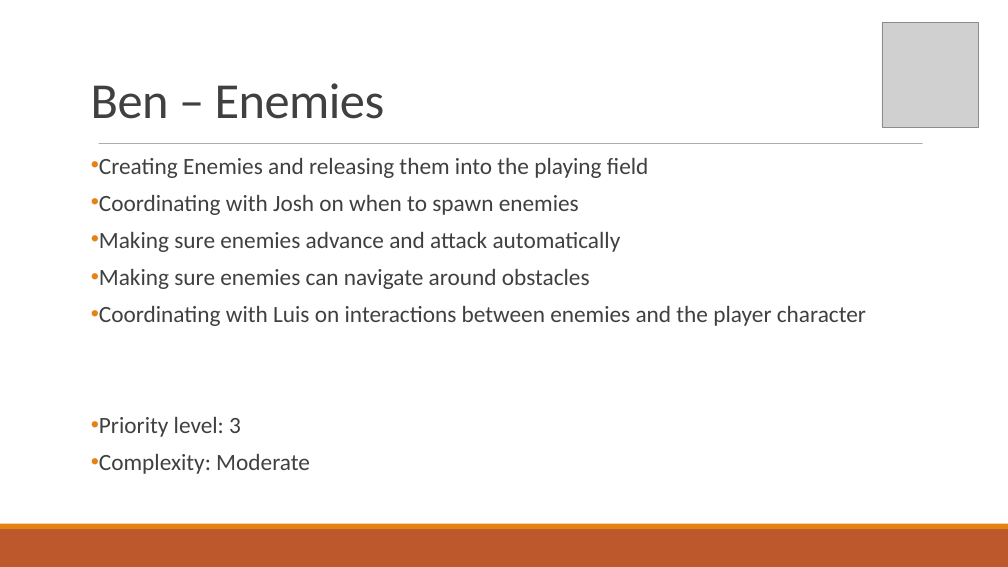
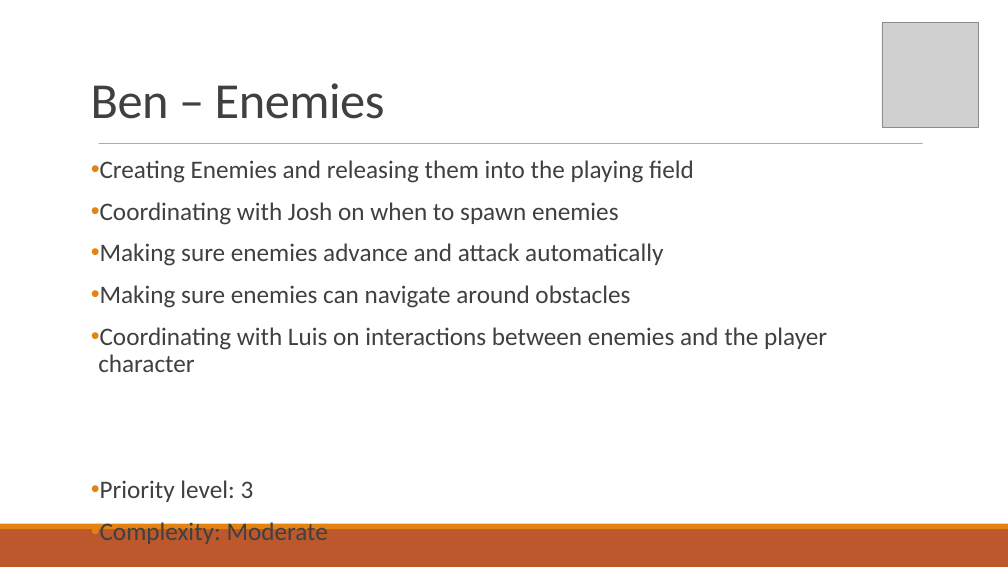
Before and after one commit to Corbono2/Banana-Clone, a slide deck: slide 8 of docs/Debugger.pptx. Drawn at 1008x567 pixels with LibreOffice and Linux fonts; fonts in the diff are those of the drawing; grey boxes stand for pictures. Boxes give left, top, right and bottom in pixels: in the first picture for what was removed or moved away, otherwise in the second. Text is boxed around its words. In the diff, an @@ line names an element or a change of style, - is before the commit and + after.

```diff
--- a/docs/Debugger.pptx
+++ b/docs/Debugger.pptx
@@ text "Creating Enemies and releasing them ..." at [98, 160, 827, 502]: size 22.2 to 24 pt; line spacing 0.8 to 0.9 @@
```
Also in this commit, not shown: 1 slide added, 1 slide removed.
